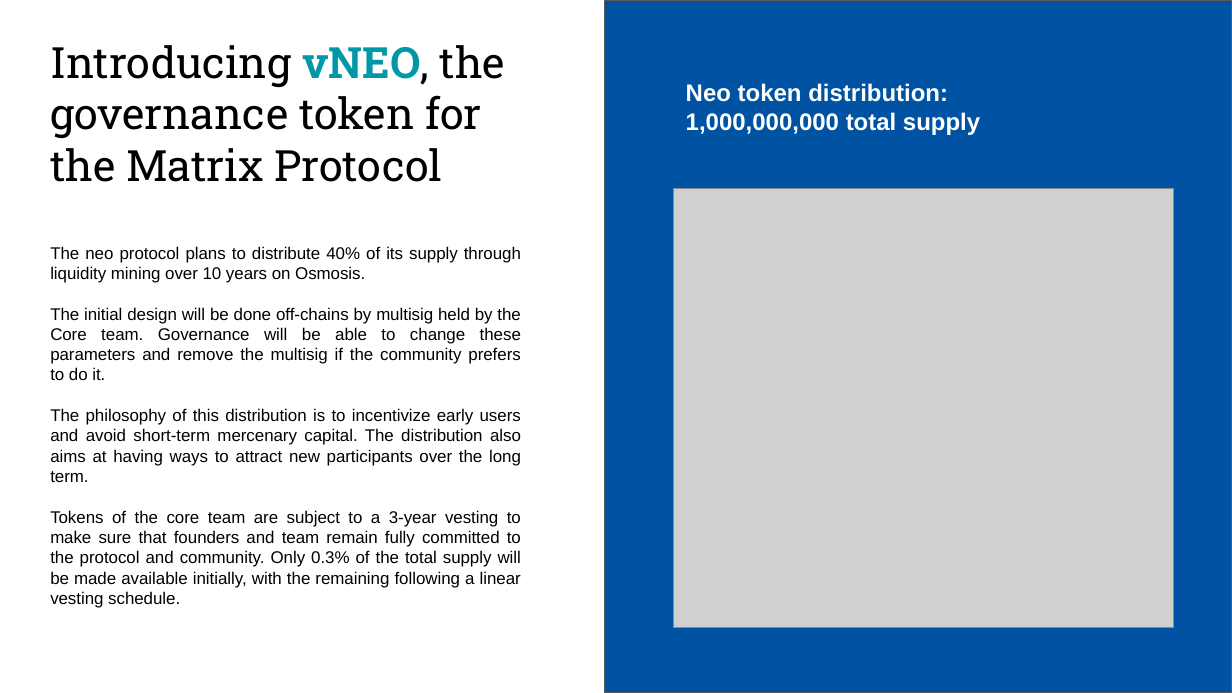
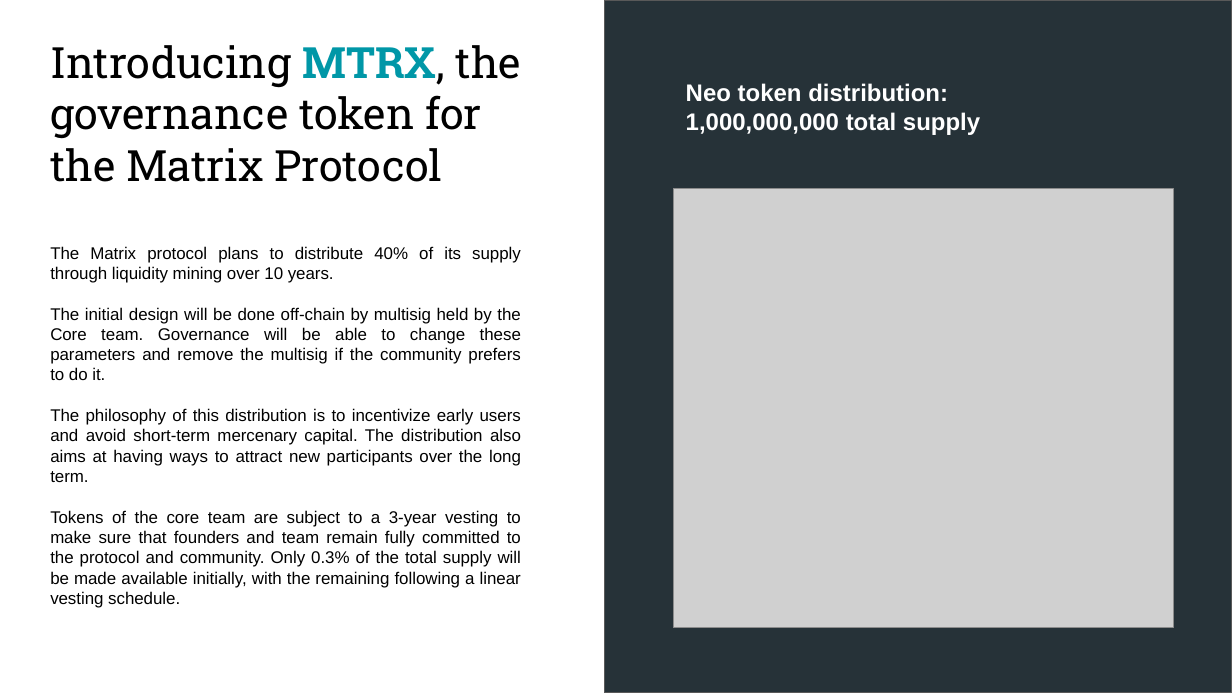
Before and after one commit to NibiruChain/tokenomics, a slide deck: slide 10 of slides/Matrix Protocol - SlideDeck.pptx. Drawn at 1232x693 pixels with LibreOffice and Linux fonts; fonts in the diff are those of the drawing; grey boxes stand for pictures. Boxes give left, top, right and bottom in pixels: in the first picture for what was removed or moved away, otherwise in the second. Text is boxed around its words. In the diff, an @@ line names an element or a change of style, - is before the commit and + after.

```diff
--- a/slides/Matrix Protocol - SlideDeck.pptx
+++ b/slides/Matrix Protocol - SlideDeck.pptx
@@ rectangle at [605, 0, 1232, 692]: fill #0053A3 to #263238 @@
@@ title at [50, 45, 521, 380]: text changed @@
-Introducing vNEO, the governance token for the Matrix Protocol
-The neo protocol plans to distribute 40% of its supply through liquidity mining over 10 years on Osmosis.
-The initial design will be done off-chains by multisig held by the Core team. Governance will be able to change these parameters and remove the multisig if the community prefers to do it.
+Introducing MTRX, the governance token for the Matrix Protocol
+The Matrix protocol plans to distribute 40% of its supply through liquidity mining over 10 years.
+The initial design will be done off-chain by multisig held by the Core team. Governance will be able to change these parameters and remove the multisig if the community prefers to do it.
```
Also in this commit, not shown: 8 other slides changed, 1 slide added, 1 slide removed.
